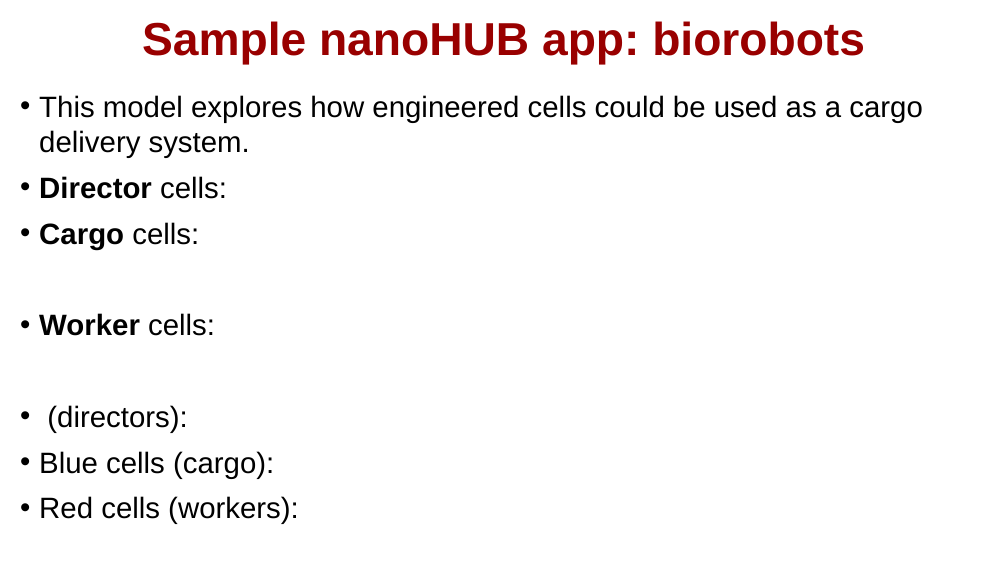
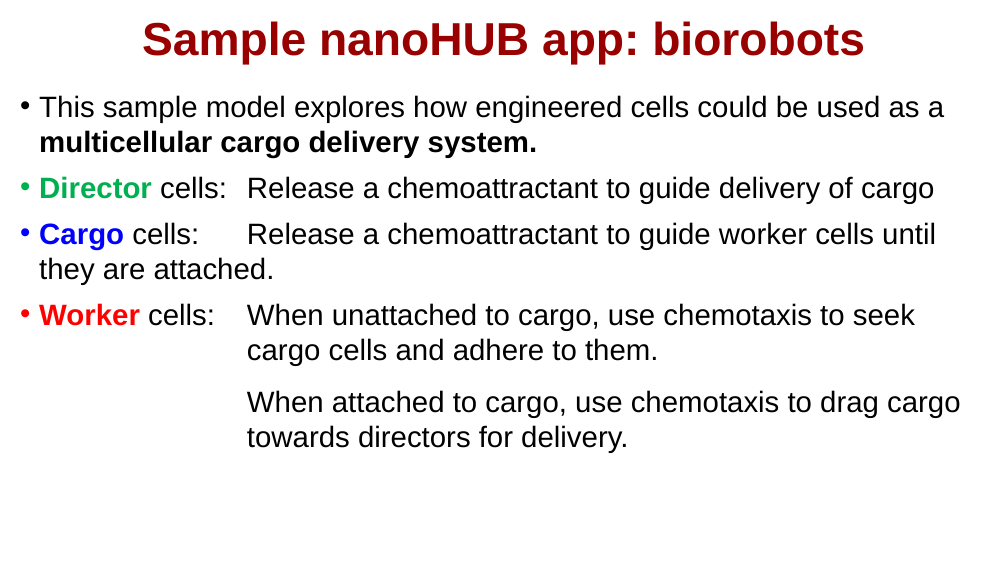
Before and after one commit to physicell-training/02-How-to-nanoHUB, a slide deck: slide 5 of pptx_source/02-How-to-nanoHUB.pptx (slide 4 before the commit). Drawn at 1008x567 pixels with LibreOffice and Linux fonts; fonts in the diff are those of the drawing; background and template pictures are left out. Boxes give left, top, right and bottom in pixels: in the first picture for what was removed or moved away, otherwise in the second. Text is boxed around its words. In the diff, an @@ line names an element or a change of style, - is before the commit and + after.

Commit message:
slide updates

```diff
--- a/pptx_source/02-How-to-nanoHUB.pptx
+++ b/pptx_source/02-How-to-nanoHUB.pptx
@@ text at [39, 95, 961, 453]: text changed @@
-• This model explores how engineered cells could be used as a cargo delivery system.
-• Director cells:
-• Cargo cells:
-• Worker cells:
-• (directors):
-• Blue cells (cargo):
-• Red cells (workers):
+• This sample model explores how engineered cells could be used as a multicellular cargo delivery system.
+• Director cells: Release a chemoattractant to guide delivery of cargo
+• Cargo cells: Release a chemoattractant to guide worker cells until they are attached.
+• Worker cells: When unattached to cargo, use chemotaxis to seek
+  cargo cells and adhere to them.
+  When attached to cargo, use chemotaxis to drag cargo
+  towards directors for delivery.
```
Also in this commit, not shown: 4 other slides changed, 7 slides added, 5 slides removed, 1 other file.
